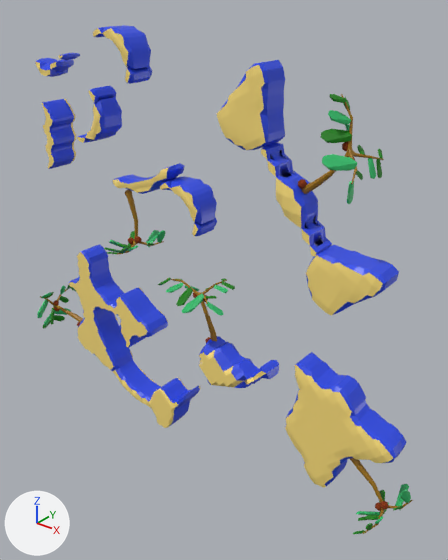
An edit to the FBX model Assets/Resources/PhotonPrefabs/TMPBlender/Levels/OceanLevel.fbx, drawn before and after from the same camera.
One viewpoint serves both versions: a 50 mm lens placed at (58.2, -67.1, 42.2), pointed at (3.0, 1.9, -0.6). Every picture has the same lights, and +X, +Y and +Z are marked at lower left. Where no turn or scale is listed for an object, it has been applied to the vertices.
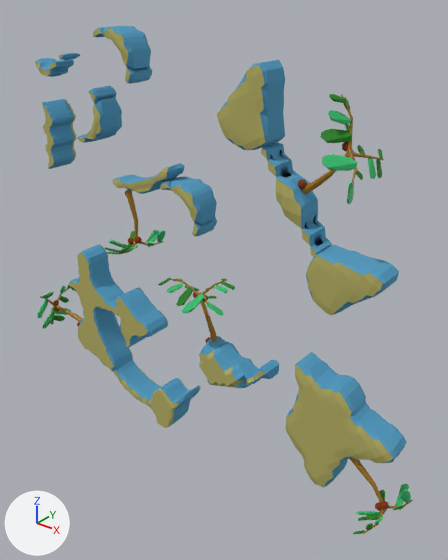
What the commit changed:
Material 'Beach' (mat_beach) changes colour from yellow #ffe27d to yellow #b3ad62; in linear values from (1.0, 0.757, 0.206) to (0.448, 0.417, 0.122).
Material 'Ocean' (mat_ocean) changes colour from blue #2a4ae7 to blue #509bc0; in linear values from (0.0228, 0.0679, 0.8) to (0.0808, 0.326, 0.528).
In material 'Ocean' (mat_ocean), roughness goes from 0.4 to 1.0.

Location of each change, (x1, y1, x2, y2) in pixels of the pictures (448 x 560 px):
'Cube.031', recoloured, surface changed: (285, 352, 407, 488) in both
'Cube.017', recoloured, surface changed: (69, 244, 201, 428) in both
'Cube.037', recoloured, surface changed: (217, 60, 285, 150) in both
'Cube.038', recoloured, surface changed: (306, 245, 399, 315) in both
'Cube.039', recoloured, surface changed: (261, 143, 332, 257) in both
'Cube.021', recoloured, surface changed: (199, 336, 279, 388) in both
'Cylinder.013', recoloured, surface changed: (42, 99, 76, 169) in both
'Cube.035', recoloured, surface changed: (93, 25, 152, 84) in both
'Cube.034', recoloured, surface changed: (160, 176, 217, 236) in both
'Cube.033', recoloured, surface changed: (77, 86, 122, 143) in both
'Cube.032', recoloured, surface changed: (113, 163, 185, 194) in both
'Cylinder.011', recoloured, surface changed: (35, 53, 80, 77) in both
